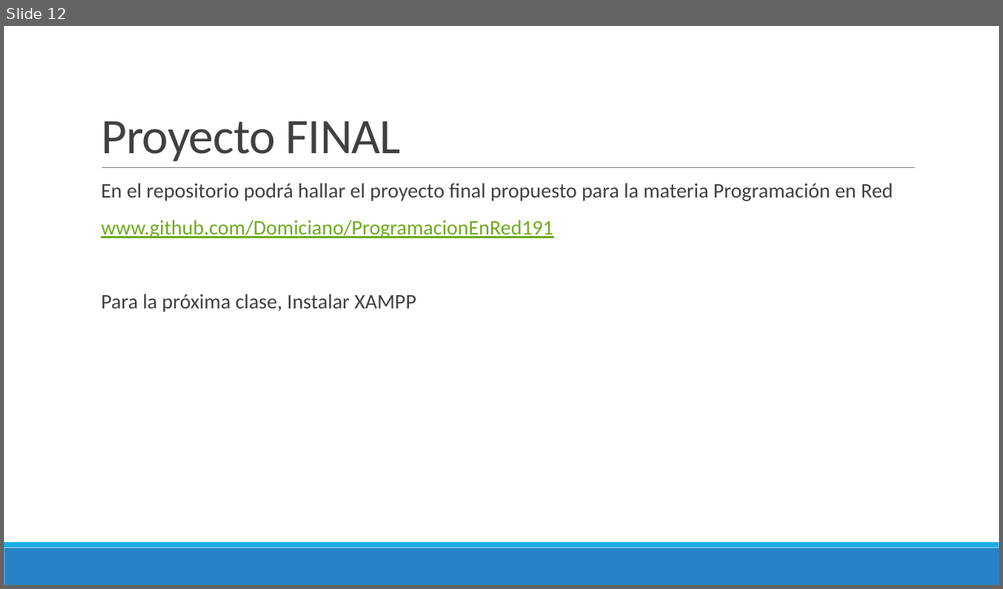
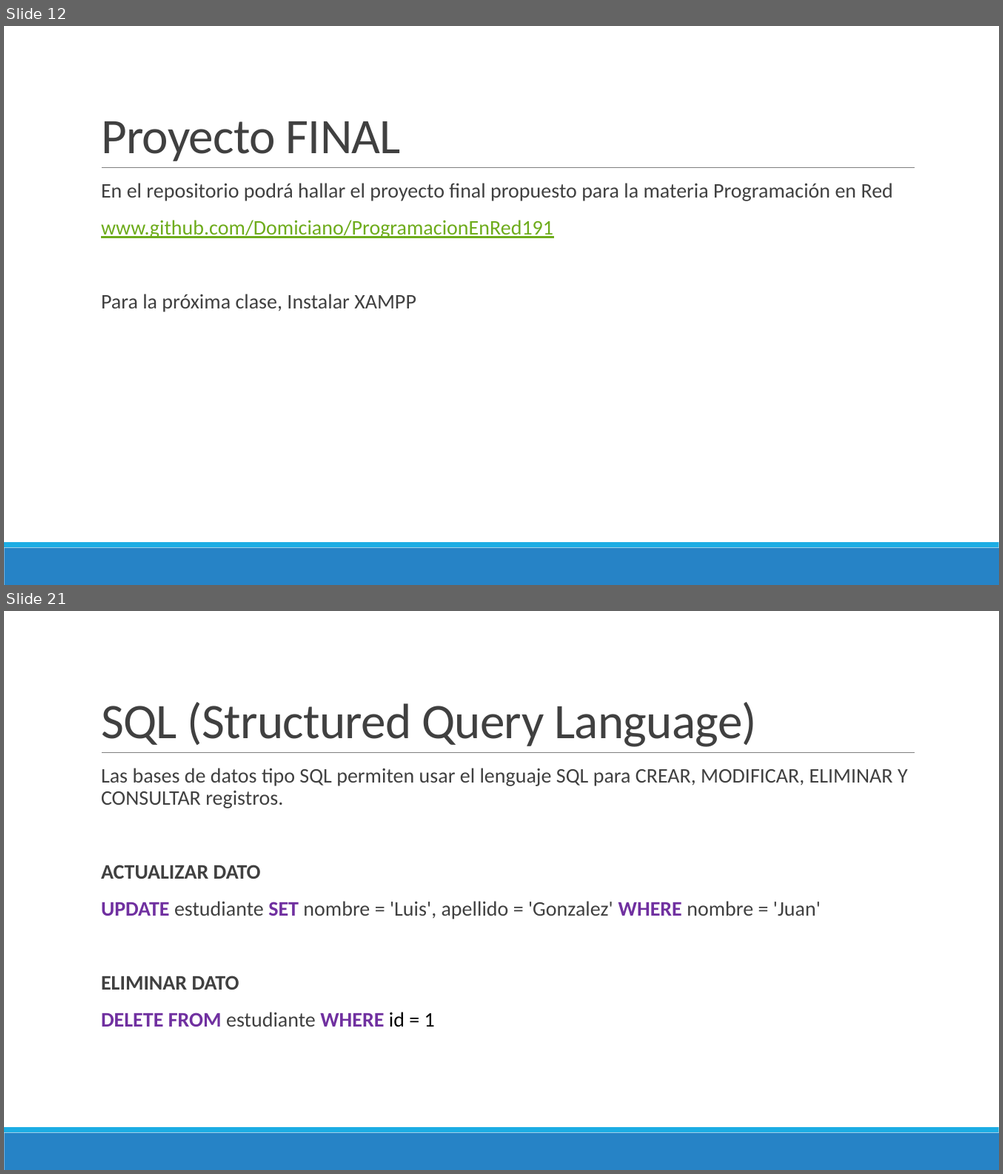
Before and after one commit to Domiciano/ProgramacionEnRed191, a slide deck: Semana 9/Presentación.pptx. Shown one above the other, each under a label of ours: slide 12 before the commit, slides 12 and 21 after it; the slides between them are not shown. The pictures are 1003x589 and 1003x1174 pixels, drawn with LibreOffice and Linux fonts; fonts in the diff are those of the drawing. Boxes give left, top, right and bottom in pixels: in the first picture for what was removed or moved away, otherwise in the second. Text is boxed around its words. In the diff, an @@ line names an element or a change of style, - is before the commit and + after.

```diff
--- a/Semana 9/Presentación.pptx
+++ b/Semana 9/Presentación.pptx
@@ slide 21 added at bbox=[4, 611, 999, 1170], background #FFFFFF; not listed: 3 template elements that a slide beside it also shows @@
@@ title added at bbox=[101, 702, 757, 747], 48 pt, text #404040 @@
+SQL (Structured Query Language)
@@ text added at bbox=[101, 768, 908, 1027], 20 pt, text #404040 @@
+  Las bases de datos tipo SQL permiten usar el lenguaje SQL para CREAR, MODIFICAR, ELIMINAR Y CONSULTAR registros.
+  ACTUALIZAR DATO
+  UPDATE estudiante SET nombre = 'Luis', apellido = 'Gonzalez' WHERE nombre = 'Juan'
+  ELIMINAR DATO
+  DELETE FROM estudiante WHERE id = 1
```
Also in this commit, not shown: 18 other slides added.
